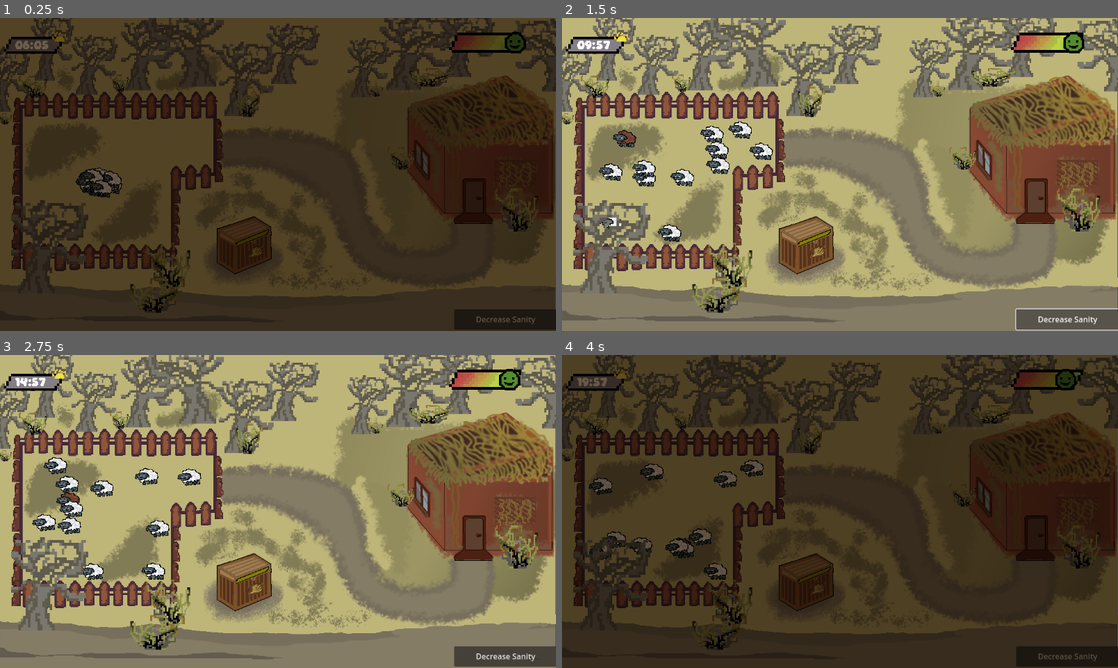
Above: before the commit, frames 1-4 (two rows, left to right).
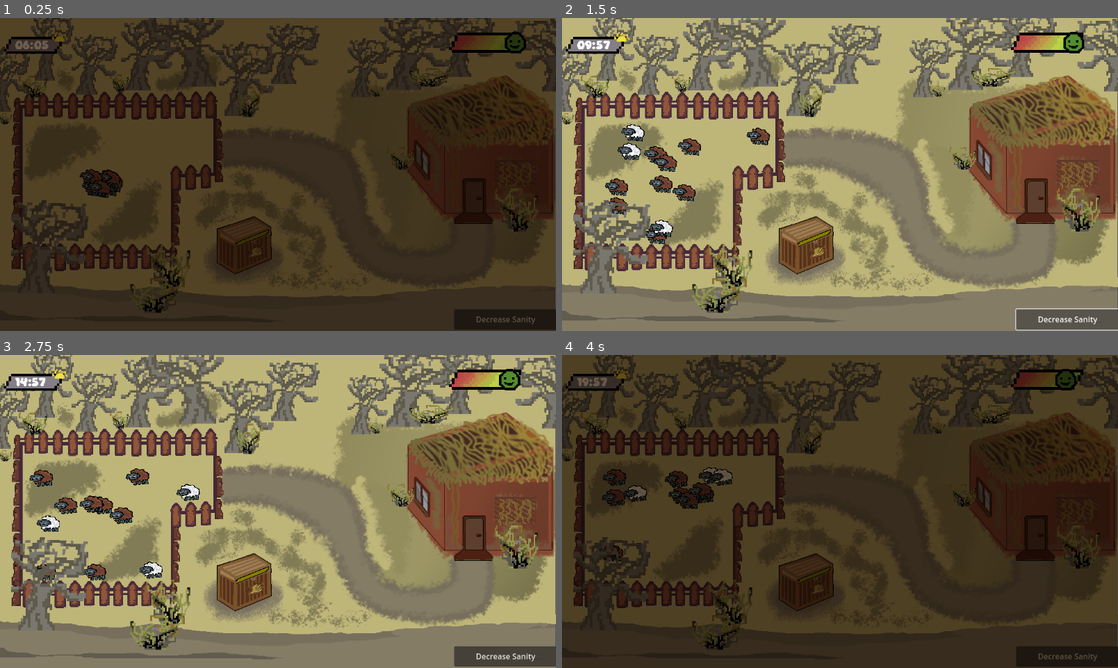
Above: after the commit, the same moments.

Repository: beepboop32/Farm-Jam-2025
Game: Godot game, scene res://Scenes/MainScene.tscn
The game is run twice, just before and just after one commit, with the same random seed, the same clock (stepped at 60 frames per second) and the same inputs.
Inputs (mouse positions are in pixels of both pictures, inside the frame that each line leads up to):
- Up to frame 1 (0.25 s): no input
- Up to frame 2 (1.5 s): click (595, 43) at 0.5 s; click "Decrease Sanity" at 1.25 s
- Up to frame 3 (2.75 s): click (33, 380) at 2 s
- Up to frame 4 (4 s): click "Decrease Sanity" at 2.75 s; click (595, 380) at 3.5 s

The runs differ from the first frame. In frame 1, 0.5% of the frame differs, in the area x 3-23%, y 47-84%; in frame 2, 3.7%, in the area x 2-38%, y 32-88%; in frame 3, 3.1%; in frame 4, 2.4%.

Commit message:
Customised Shader

Diff:
--- /dev/null
+++ b/farm-jam/Assets/Sheep.gdshader
@@ -0,0 +1,44 @@
+shader_type canvas_item;
+
+uniform float outline_width = 1.0;
+uniform vec4 outline_color : source_color;
+uniform vec4 texture_region = vec4(0.0);
+
+void fragment() {
+	vec4 color = texture(TEXTURE, UV);
+	vec2 outline_offset = vec2(outline_width) * TEXTURE_PIXEL_SIZE;
+	vec4 uv_region = vec4(texture_region.xy * TEXTURE_PIXEL_SIZE, texture_region.zw * TEXTURE_PIXEL_SIZE);
+	if (uv_region.zw == vec2(0.0)) {
+		uv_region.zw = vec2(1.0);
+	}
+
+	float uv_offset;
+	float a;
+	float max_a = 0.0;
+
+	uv_offset = UV.y - outline_offset.y;
+	if (uv_offset > uv_region.y) {
+		a = texture(TEXTURE, vec2(UV.x, uv_offset)).a;
+		max_a = max(a, max_a);
+	}
+
+	uv_offset = UV.y + outline_offset.y;
+	if (uv_offset < uv_region.y + uv_region.w) {
+		a = texture(TEXTURE, vec2(UV.x, uv_offset)).a;
+		max_a = max(a, max_a);
+	}
+
+	uv_offset = UV.x - outline_offset.x;
+	if (uv_offset > uv_region.x) {
+		a = texture(TEXTURE, vec2(uv_offset, UV.y)).a;
+		max_a = max(a, max_a);
+	}
+
+	uv_offset = UV.x + outline_offset.x;
+	if (uv_offset < uv_region.x + uv_region.z) {
+		a = texture(TEXTURE, vec2(uv_offset, UV.y)).a;
+		max_a = max(a, max_a);
+	}
+
+	COLOR = mix(color, outline_color, max_a - color.a);
+}
--- /dev/null
+++ b/farm-jam/Assets/WindyFoliage.gdshader
@@ -0,0 +1,53 @@
+shader_type canvas_item;
+
+uniform bool render_noise = false;
+uniform sampler2D noise_texture : repeat_enable; // set in inspector
+uniform float amplitude : hint_range(0.0, 0.5, 0.01) = 0.2;
+uniform float time_scale : hint_range(0.0, 5.0, 0.01) = 0.04;
+uniform float noise_scale : hint_range(0.0, 2.0, 0.0001) = 0.001;
+uniform float rotation_strength : hint_range(0.0, 5.0, 0.1) = 1;
+uniform vec2 rotation_pivot = vec2(0.5, 1);
+varying vec2 world_position;
+
+void vertex(){
+    world_position = (MODEL_MATRIX * vec4(VERTEX, 0.0, 1.0)).xy;
+}
+
+vec2 get_sample_pos(vec2 pos, float scale, float offset) {
+	pos *= scale;
+	pos += offset;
+	return pos;
+}
+
+vec2 rotate_vec(vec2 vec, vec2 pivot, float rotation) {
+	float cosa = cos(rotation);
+	float sina = sin(rotation);
+	vec -= pivot;
+	return vec2(
+		cosa * vec.x - sina * vec.y,
+		cosa * vec.y + sina * vec.x
+	) + pivot;
+}
+
+void fragment() {
+	// get noise from texture
+	vec2 noise_sample_pos = get_sample_pos(world_position, noise_scale, TIME * time_scale);
+	float noise_amount = texture(noise_texture, noise_sample_pos).r - 0.5f;
+
+	// get rotation position around a pivot
+	float rotation = amplitude * noise_amount;
+	vec2 rotated_uvs = rotate_vec(UV, rotation_pivot, rotation);
+
+	// blend original uvs and rotated uvs based on distance to pivot
+	float dist = distance(UV, rotation_pivot) * rotation_strength;
+	vec2 result_uvs = mix(UV, rotated_uvs, dist);
+
+	// output color
+	COLOR = texture(TEXTURE, result_uvs);
+
+	// optional, preview noise texture for debugging
+	if (render_noise) {
+		vec4 noise_color = texture(noise_texture, noise_sample_pos);
+		COLOR = noise_color;
+	}
+}
--- /dev/null
+++ b/farm-jam/Assets/WindyTreeMaterial.tres
@@ -0,0 +1,19 @@
+[gd_resource type="ShaderMaterial" load_steps=4 format=3 uid="uid://b74xeffooabws"]
+
+[ext_resource type="Shader" uid="uid://cquonwiax0i6d" path="res://Assets/WindyFoliage.gdshader" id="1_vhfv0"]
+
+[sub_resource type="FastNoiseLite" id="FastNoiseLite_7v2rc"]
+
+[sub_resource type="NoiseTexture2D" id="NoiseTexture2D_7v2rc"]
+noise = SubResource("FastNoiseLite_7v2rc")
+
+[resource]
+resource_local_to_scene = true
+shader = ExtResource("1_vhfv0")
+shader_parameter/render_noise = false
+shader_parameter/noise_texture = SubResource("NoiseTexture2D_7v2rc")
+shader_parameter/amplitude = 0.1
+shader_parameter/time_scale = 0.02
+shader_parameter/noise_scale = 0.001
+shader_parameter/rotation_strength = 1.0
+shader_parameter/rotation_pivot = Vector2(0.5, 1)
--- a/farm-jam/Scenes/MainScene.tscn
+++ b/farm-jam/Scenes/MainScene.tscn
@@ -11,6 +11,7 @@
 [ext_resource type="Texture2D" uid="uid://n4m3fkvrfpek" path="res://Assets/Sprites/pixelart/happySanity.png" id="7_f140w"]
 [ext_resource type="Texture2D" uid="uid://cbtv3e7butlam" path="res://Assets/Sprites/pixelart/midSanity.png" id="8_xb4mg"]
 [ext_resource type="PackedScene" uid="uid://c2tq7thewar7n" path="res://Scenes/SheepScene.tscn" id="9_0iob3"]
+[ext_resource type="Material" uid="uid://b74xeffooabws" path="res://Assets/WindyTreeMaterial.tres" id="12_5qxwa"]
 [ext_resource type="Texture2D" uid="uid://b0bkrkykwraca" path="res://Assets/Sprites/pixelart/deadTree1.png" id="12_xb4mg"]
 [ext_resource type="Script" uid="uid://bcoiupcd3oktd" path="res://Scripts/FoodBox.gd" id="13_6t1o7"]
 
@@ -144,6 +145,7 @@
 [node name="Dead Tree 1" type="Sprite2D" parent="."]
 visibility_layer = 512
 z_index = 4096
+material = ExtResource("12_5qxwa")
 position = Vector2(103, 473.5)
 scale = Vector2(5, 6.03125)
 texture = ExtResource("12_xb4mg")
--- /dev/null
+++ b/farm-jam/Scenes/Sheep.gdshader
@@ -0,0 +1,44 @@
+shader_type canvas_item;
+
+uniform float outline_width = 1.0;
+uniform vec4 outline_color : source_color;
+uniform vec4 texture_region = vec4(0.0);
+
+void fragment() {
+	vec4 color = texture(TEXTURE, UV);
+	vec2 outline_offset = vec2(outline_width) * TEXTURE_PIXEL_SIZE;
+	vec4 uv_region = vec4(texture_region.xy * TEXTURE_PIXEL_SIZE, texture_region.zw * TEXTURE_PIXEL_SIZE);
+	if (uv_region.zw == vec2(0.0)) {
+		uv_region.zw = vec2(1.0);
+	}
+
+	float uv_offset;
+	float a;
+	float max_a = 0.0;
+
+	uv_offset = UV.y - outline_offset.y;
+	if (uv_offset > uv_region.y) {
+		a = texture(TEXTURE, vec2(UV.x, uv_offset)).a;
+		max_a = max(a, max_a);
+	}
+
+	uv_offset = UV.y + outline_offset.y;
+	if (uv_offset < uv_region.y + uv_region.w) {
+		a = texture(TEXTURE, vec2(UV.x, uv_offset)).a;
+		max_a = max(a, max_a);
+	}
+
+	uv_offset = UV.x - outline_offset.x;
+	if (uv_offset > uv_region.x) {
+		a = texture(TEXTURE, vec2(uv_offset, UV.y)).a;
+		max_a = max(a, max_a);
+	}
+
+	uv_offset = UV.x + outline_offset.x;
+	if (uv_offset < uv_region.x + uv_region.z) {
+		a = texture(TEXTURE, vec2(uv_offset, UV.y)).a;
+		max_a = max(a, max_a);
+	}
+
+	COLOR = mix(color, outline_color, max_a - color.a);
+}
--- a/farm-jam/Scenes/SheepScene.tscn
+++ b/farm-jam/Scenes/SheepScene.tscn
@@ -1,22 +1,113 @@
-[gd_scene load_steps=5 format=3 uid="uid://c2tq7thewar7n"]
+[gd_scene load_steps=7 format=3 uid="uid://c2tq7thewar7n"]
 
-[ext_resource type="Script" uid="uid://uj4kxq1uj6mq" path="res://Scripts/SheepLogic.gd" id="1_u3a04"]
 [ext_resource type="Texture2D" uid="uid://bcbqfmmd11gru" path="res://Assets/Sprites/pixelart/brownSheep.png" id="2_fflu7"]
 [ext_resource type="Texture2D" uid="uid://c3qfh1ejnj6sa" path="res://Assets/Sprites/pixelart/sheep.png" id="2_u3a04"]
+[ext_resource type="Shader" uid="uid://be37vr6g1aif0" path="res://Assets/Sheep.gdshader" id="4_ilodc"]
+
+[sub_resource type="GDScript" id="GDScript_u3a04"]
+script/source = "extends CharacterBody2D
+
+@export var speed := 50
+@export var moveDurationRange := Vector2(2, 10)
+@export var stopDurationRange := Vector2(1, 2)
+@export var SpriteA : Texture2D
+@export var SpriteB : Texture2D
+
+var moving := false
+var timer := 0.0
+var moveTime := 0.0
+var stopTime := 0.0
+var direction := Vector2.ZERO
+var waddleAmplitude := 0.15
+var waddleSpeed := 6.0
+var waddleTime := 0.0
+var verticalVelocity := 0.0
+
+func _ready() -> void:
+	_startMoving()
+	var random = randf()
+	if random <= 0.8:
+		$Sprite2D.texture = SpriteA
+	else:
+		$Sprite2D.texture = SpriteB
+
+func _process(delta: float) -> void:
+	if moving:
+		var currentSpeed = speed * Global.speedMultiplier
+		velocity.x = direction.x * currentSpeed
+		move_and_slide()
+
+		waddleTime += delta * waddleSpeed
+		rotation = sin(waddleTime) * waddleAmplitude
+
+		timer += delta
+		if timer >= moveTime:
+			_startStopping()
+	else:
+		velocity = Vector2.ZERO
+		rotation = 0
+		timer += delta
+		if timer >= stopTime:
+			_startMoving()
+
+func _startMoving() -> void:
+	moving = true
+	timer = 0.0
+	moveTime = randf_range(moveDurationRange.x, moveDurationRange.y)
+
+	var angle = randf() * TAU
+	direction = Vector2(cos(angle), sin(angle)).normalized()
+
+func _startStopping() -> void:
+	moving = false
+	timer = 0.0
+	stopTime = randf_range(stopDurationRange.x, stopDurationRange.y)
+	velocity = Vector2.ZERO
+
+func _physics_process(delta: float) -> void:
+	if moving:
+		var currentSpeed = speed * Global.speedMultiplier
+		var collision = move_and_collide(direction * currentSpeed * delta)
+		if collision:
+			var normal = collision.get_normal()
+			var baseAngle = normal.angle()
+			var angleOffset = randf_range(-PI/2, PI/2)
+			var newAngle = baseAngle + angleOffset
+
+			direction = Vector2(cos(newAngle), sin(newAngle)).normalized()
+
+
+func _on_mouse_entered():
+	$Sprite2D.get_material().set_shader_parameter(\"outline_color\", Color(1.0, 1.0, 1.0, 1.0))
+
+func _on_mouse_exited():
+	$Sprite2D.get_material().set_shader_parameter(\"outline_color\", Color(1.0, 1.0, 1.0, 0.0))
+"
+
+[sub_resource type="ShaderMaterial" id="ShaderMaterial_ilodc"]
+shader = ExtResource("4_ilodc")
+shader_parameter/outline_width = 0.5
+shader_parameter/outline_color = Color(0, 0, 0, 0)
+shader_parameter/texture_region = Vector4(0, 0, 0, 0)
 
 [sub_resource type="RectangleShape2D" id="RectangleShape2D_fcrfa"]
 size = Vector2(48, 35)
 
 [node name="Sheep" type="CharacterBody2D"]
 collision_layer = 2
-script = ExtResource("1_u3a04")
-SpriteA = ExtResource("2_u3a04")
-SpriteB = ExtResource("2_fflu7")
+input_pickable = true
+script = SubResource("GDScript_u3a04")
+SpriteA = ExtResource("2_fflu7")
+SpriteB = ExtResource("2_u3a04")
 
 [node name="Sprite2D" type="Sprite2D" parent="."]
+material = SubResource("ShaderMaterial_ilodc")
 scale = Vector2(1.5, 1.38)
 texture = ExtResource("2_u3a04")
 
 [node name="CollisionShape2D" type="CollisionShape2D" parent="."]
 position = Vector2(0, -3.5)
 shape = SubResource("RectangleShape2D_fcrfa")
+
+[connection signal="mouse_entered" from="." to="." method="_on_mouse_entered"]
+[connection signal="mouse_exited" from="." to="." method="_on_mouse_exited"]
--- a/farm-jam/Scripts/SheepLogic.gd
+++ b/farm-jam/Scripts/SheepLogic.gd
@@ -3,8 +3,6 @@
 @export var speed := 50
 @export var moveDurationRange := Vector2(2, 10)
 @export var stopDurationRange := Vector2(1, 2)
-@export var jumpStrength := 250.0
-@export var gravity := 800.0
 @export var SpriteA : Texture2D
 @export var SpriteB : Texture2D
 
@@ -70,3 +68,10 @@
 			var newAngle = baseAngle + angleOffset
 
 			direction = Vector2(cos(newAngle), sin(newAngle)).normalized()
+
+
+func _on_mouse_entered():
+	$Sprite2D.get_material().set_shader_parameter("outline_color", Color(1.0, 1.0, 1.0, 1.0))
+
+func _on_mouse_exited():
+	$Sprite2D.get_material().set_shader_parameter("outline_color", Color(1.0, 1.0, 1.0, 0.0))
Not shown, added: farm-jam/Assets/Sheep.gdshader.uid
Not shown, added: farm-jam/Assets/Sprites/pixelart/grabHand1.png.import
Not shown, added: farm-jam/Assets/Sprites/pixelart/mousePointer.png.import
Not shown, added: farm-jam/Assets/Sprites/pixelart/titleScreen.png.import
Not shown, added: farm-jam/Assets/Sprites/pixelart/wheat.png.import
Not shown, added: farm-jam/Assets/Sprites/pixelart/windowClose.png.import
Not shown, added: farm-jam/Assets/WindyFoliage.gdshader.uid
Not shown: 1 places in farm-jam/Scenes/MainScene.tscn that only renumber resources
Not shown, added: farm-jam/Scenes/Sheep.gdshader.uid
